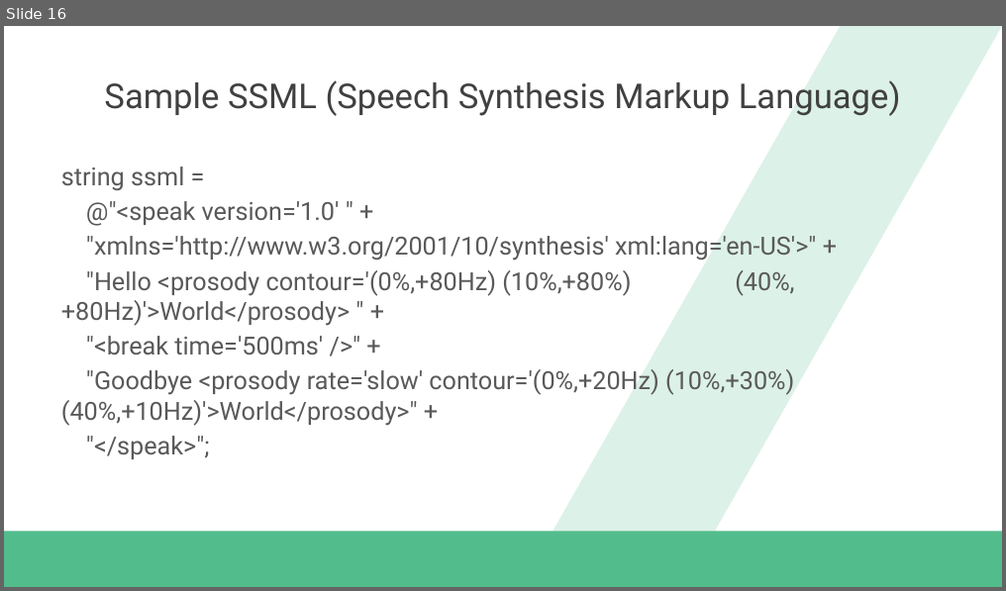
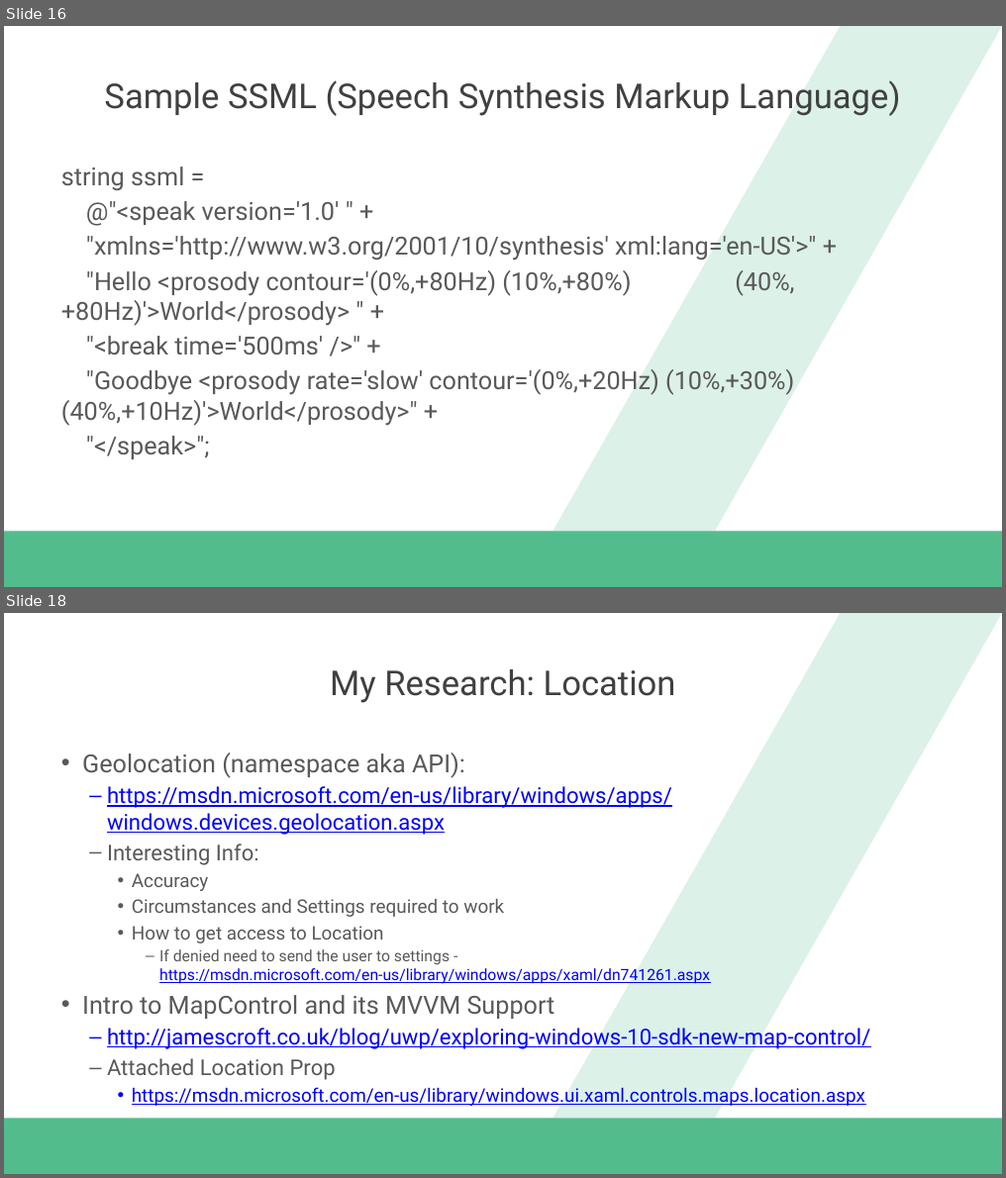
Before and after one commit to dannydwarren/Cortana-Location-UWP, a slide deck: Hey Cortana, Where Am I.pptx. Shown one above the other, each under a label of ours: slide 16 before the commit, slides 16 and 18 after it; the slides between them are not shown. The pictures are 1006x591 and 1006x1178 pixels, drawn with LibreOffice and Linux fonts; fonts in the diff are those of the drawing; background and template pictures are left out. Boxes give left, top, right and bottom in pixels: in the first picture for what was removed or moved away, otherwise in the second. Text is boxed around its words. In the diff, an @@ line names an element or a change of style, - is before the commit and + after.

```diff
--- a/Hey Cortana, Where Am I.pptx
+++ b/Hey Cortana, Where Am I.pptx
@@ slide 18 added at <box>4,613,1002,1174</box>, background #FFFFFF; not listed: 2 template elements that a slide beside it also shows @@
@@ title added at <box>330,669,676,703</box>, 33 pt, text #404040 @@
+My Research: Location
@@ text added at <box>82,753,870,1106</box>, 21 pt, text #0000FF, underline @@
+• Geolocation (namespace aka API):
+  – https://msdn.microsoft.com/en-us/library/windows/apps/windows.devices.geolocation.aspx
+  – Interesting Info:
+    • Accuracy
+    • Circumstances and Settings required to work
+    • How to get access to Location
+      – If denied need to send the user to settings - https://msdn.microsoft.com/en-us/library/windows/apps/xaml/dn741261.aspx
+• Intro to MapControl and its MVVM Support
+  – http://jamescroft.co.uk/blog/uwp/exploring-windows-10-sdk-new-map-control/
+  – Attached Location Prop
+    • https://msdn.microsoft.com/en-us/library/windows.ui.xaml.controls.maps.location.aspx
```
Also in this commit, not shown: 1 slide changed, 2 other slides added.
